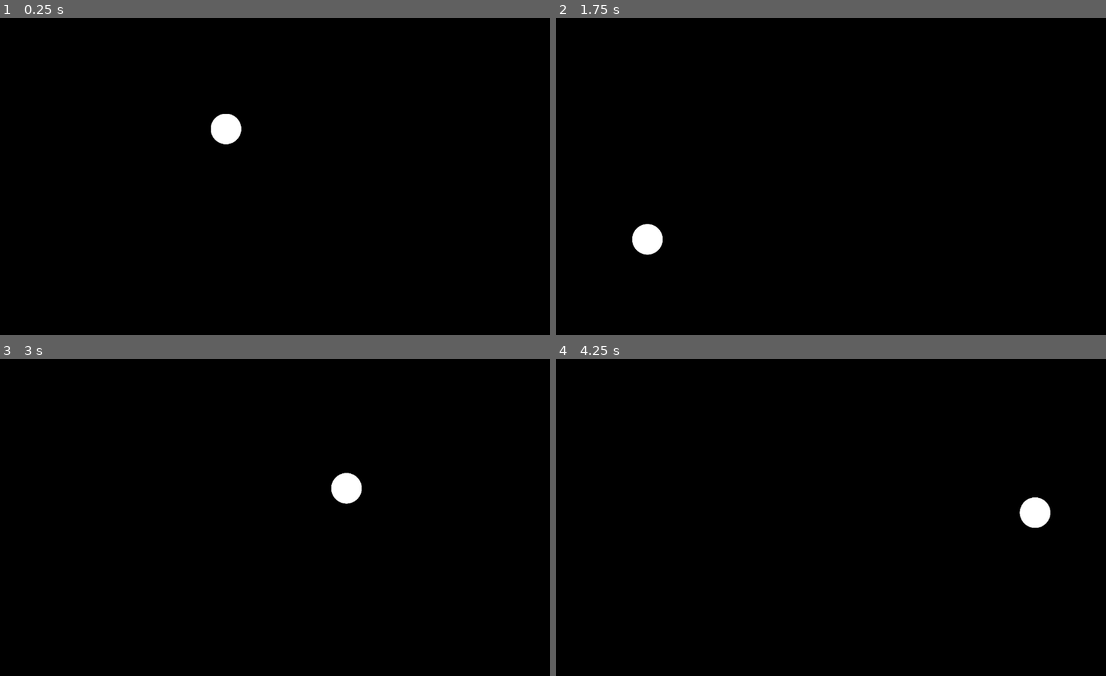
Above: before the commit, frames 1-4 (two rows, left to right).
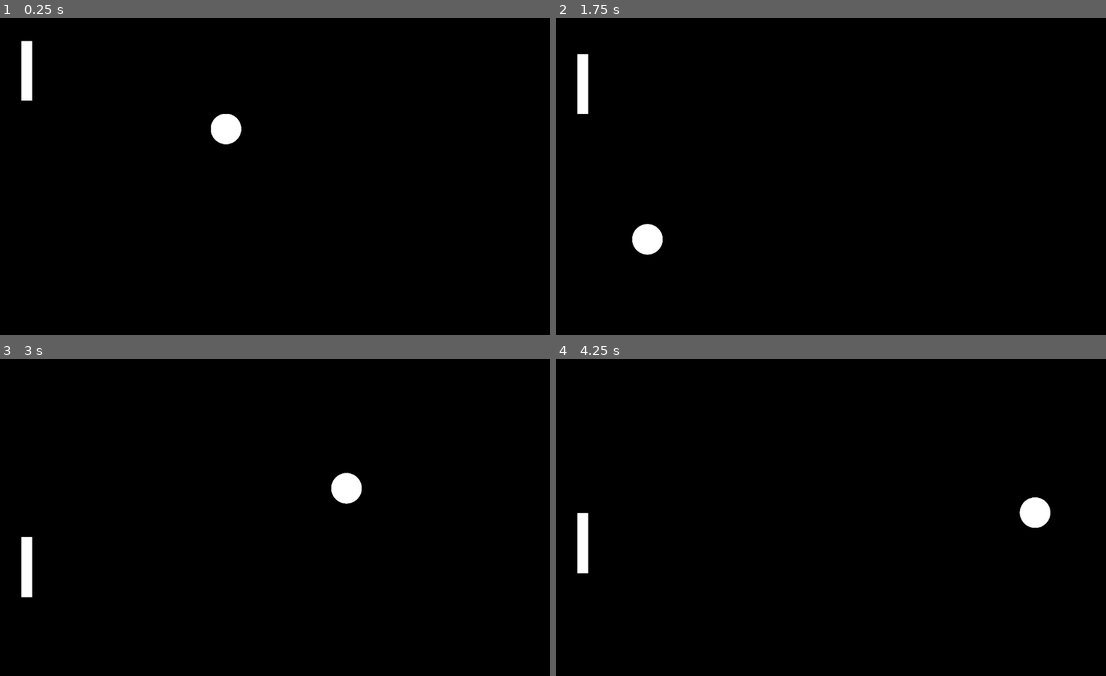
Above: after the commit, the same moments.

Repository: esotericenderman/godot-pong
Game: Godot game, scene res://scenes/pong.tscn
Same seed, same stepped clock (60 frames per second), same inputs: the game is played once before the commit and once after it.
Inputs:
- Up to frame 1 (0.25 s): no input
- Up to frame 2 (1.75 s): hold Up (ui_up) 0.53-1.28 s; hold Down (ui_down) from 1.28 s (still down)
- Up to frame 3 (3 s): release Down (ui_down) at 2.03 s; hold Up (ui_up) from 2.03 s (still down)
- Up to frame 4 (4.25 s): release Up (ui_up) at 3.53 s; hold Down (ui_down) from 3.53 s (still down)

The runs differ from the first frame. In frame 1, 0.4% of the frame differs, in the area x 3-6%, y 7-27%; in frame 2, 0.4%; in frame 3, 0.4%, in the area x 3-6%, y 56-76%; in frame 4, 0.4%.

Commit message:
Add first paddle (sorta)

Diff:
--- a/scenes/pong.tscn
+++ b/scenes/pong.tscn
@@ -1,8 +1,9 @@
-[gd_scene load_steps=12 format=3 uid="uid://c8vfpraselkm2"]
+[gd_scene load_steps=16 format=3 uid="uid://c8vfpraselkm2"]
 
 [ext_resource type="Texture2D" uid="uid://c6cpuw5dpokh6" path="res://assets/images/game/background.svg" id="1_rohbh"]
 [ext_resource type="Script" path="res://scripts/ball.gd" id="2_02qod"]
 [ext_resource type="Texture2D" uid="uid://deqoeg5tolbnn" path="res://assets/images/game/pong/ball.svg" id="3_avyfs"]
+[ext_resource type="Script" path="res://scripts/paddle.gd" id="4_x4vja"]
 
 [sub_resource type="PhysicsMaterial" id="PhysicsMaterial_8pjfs"]
 friction = 0.0
@@ -12,25 +13,30 @@
 
 [sub_resource type="PhysicsMaterial" id="PhysicsMaterial_2gnp3"]
 friction = 0.0
-bounce = 1.0
 
 [sub_resource type="RectangleShape2D" id="RectangleShape2D_600bw"]
 size = Vector2(159.306, 20)
 
 [sub_resource type="PhysicsMaterial" id="PhysicsMaterial_0c4es"]
 friction = 0.0
-bounce = 1.0
 
 [sub_resource type="PhysicsMaterial" id="PhysicsMaterial_f22gi"]
 friction = 0.0
-bounce = 1.0
 
 [sub_resource type="RectangleShape2D" id="RectangleShape2D_uqc1y"]
 size = Vector2(20.4166, 88.8889)
 
 [sub_resource type="PhysicsMaterial" id="PhysicsMaterial_t4n2d"]
 friction = 0.0
+
+[sub_resource type="PhysicsMaterial" id="PhysicsMaterial_enhog"]
+friction = 0.0
 bounce = 1.0
+
+[sub_resource type="RectangleShape2D" id="RectangleShape2D_inhci"]
+size = Vector2(4.02778, 17.7778)
+
+[sub_resource type="CanvasTexture" id="CanvasTexture_pne15"]
 
 [node name="Pong" type="Node2D"]
 
@@ -89,3 +95,19 @@
 [node name="Short Wall Collision" type="CollisionShape2D" parent="Background/Left Wall"]
 position = Vector2(-10, 45)
 shape = SubResource("RectangleShape2D_uqc1y")
+
+[node name="Left Paddle" type="RigidBody2D" parent="."]
+position = Vector2(72, 108)
+mass = 0.05
+physics_material_override = SubResource("PhysicsMaterial_enhog")
+gravity_scale = 0.0
+lock_rotation = true
+script = ExtResource("4_x4vja")
+
+[node name="Left Paddle Collision" type="CollisionShape2D" parent="Left Paddle"]
+scale = Vector2(7.2, 7.2)
+shape = SubResource("RectangleShape2D_inhci")
+
+[node name="Left Paddle Sprite" type="Sprite2D" parent="Left Paddle/Left Paddle Collision"]
+scale = Vector2(3, 17)
+texture = SubResource("CanvasTexture_pne15")
--- /dev/null
+++ b/scripts/paddle.gd
@@ -0,0 +1,34 @@
+extends RigidBody2D
+
+
+var starting_x
+
+func _ready() -> void:
+	starting_x = position.x
+
+	print("Starting x: " + str(starting_x))
+
+	pass
+
+
+func _process(delta: float) -> void:
+	print("Resetting x: " + str(starting_x))
+
+	self.position.x = starting_x
+
+	var direction: Vector2
+
+	if Input.is_action_pressed("ui_up"):
+		print("Player is moving up.")
+		direction = Vector2.UP
+	elif Input.is_action_pressed("ui_down"):
+		print("Player is moving down.")
+		direction = Vector2.DOWN
+	else:
+		return
+
+	var force = direction * 50
+
+	self.apply_force(force)
+
+	pass
